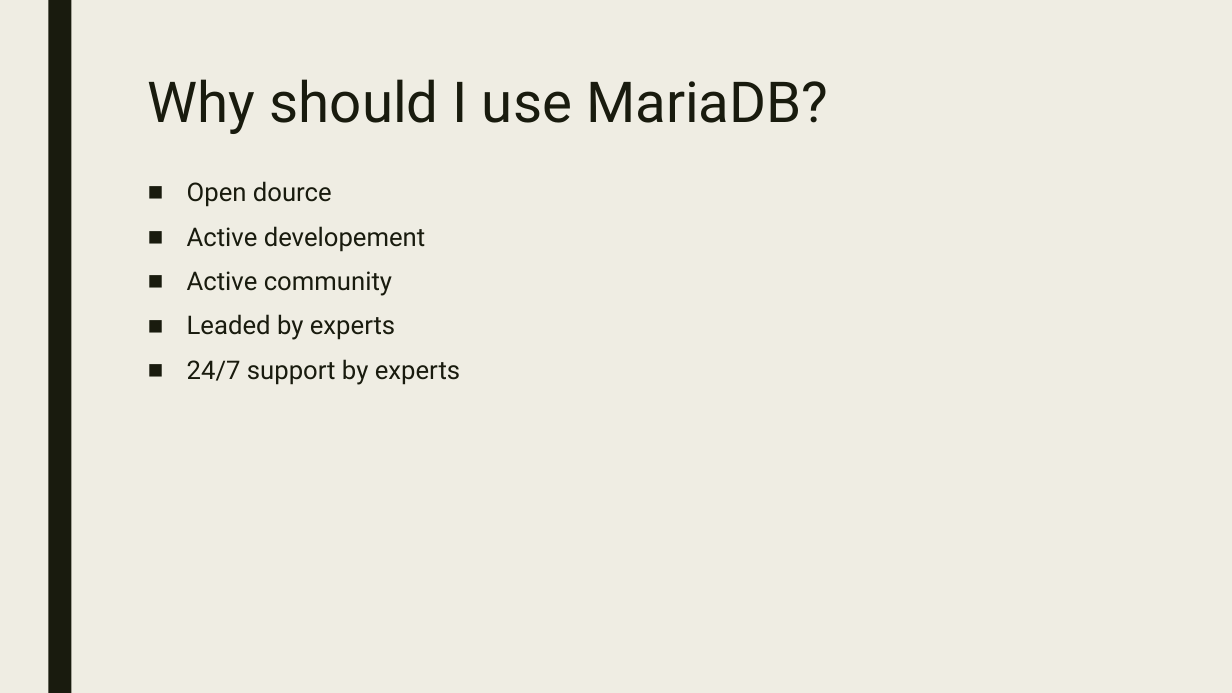
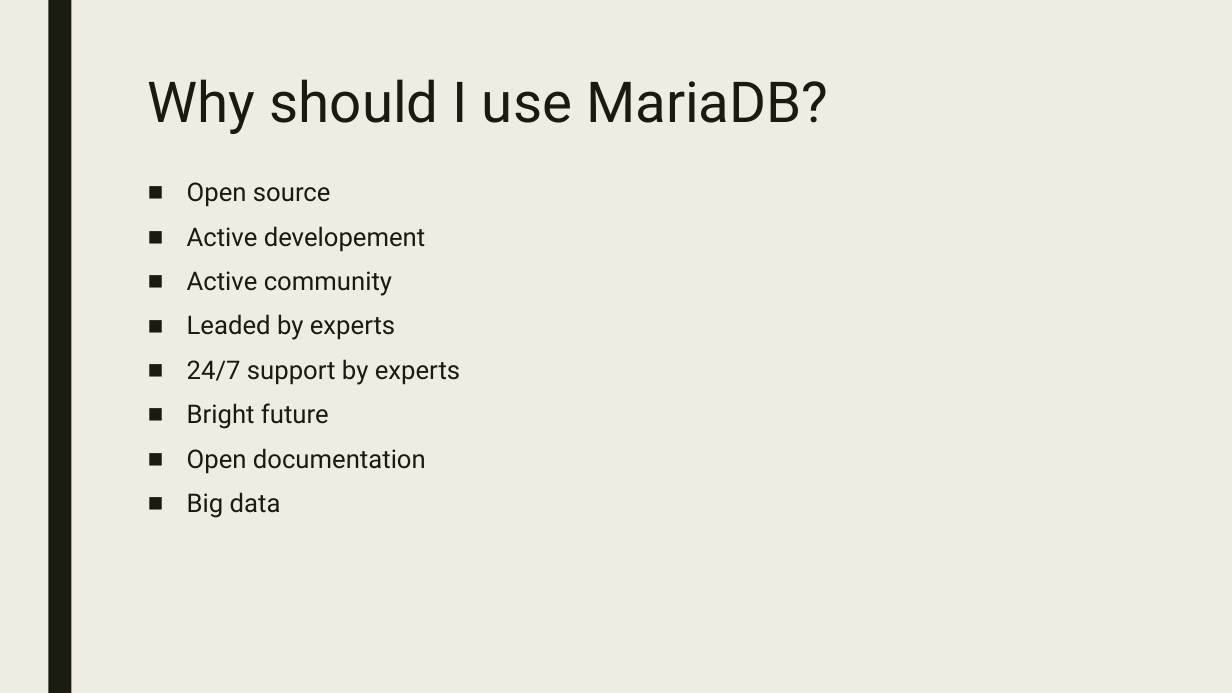
Before and after one commit to xMadUlti/MariaDB, a slide deck: slide 7 of MariaDB.pptx (slide 8 before the commit). Drawn at 1232x693 pixels with LibreOffice and Linux fonts; fonts in the diff are those of the drawing. Boxes give left, top, right and bottom in pixels: in the first picture for what was removed or moved away, otherwise in the second. Text is boxed around its words. In the diff, an @@ line names an element or a change of style, - is before the commit and + after.

```diff
--- a/MariaDB.pptx
+++ b/MariaDB.pptx
@@ text at box(187, 182, 331, 207): text changed @@
-■ Open dource
+■ Open source
@@ text at box(187, 403, 426, 518): paragraphs added @@
+■ Bright future
+■ Open documentation
+■ Big data
```
Also in this commit, not shown: 1 other slide changed, 1 slide removed.
